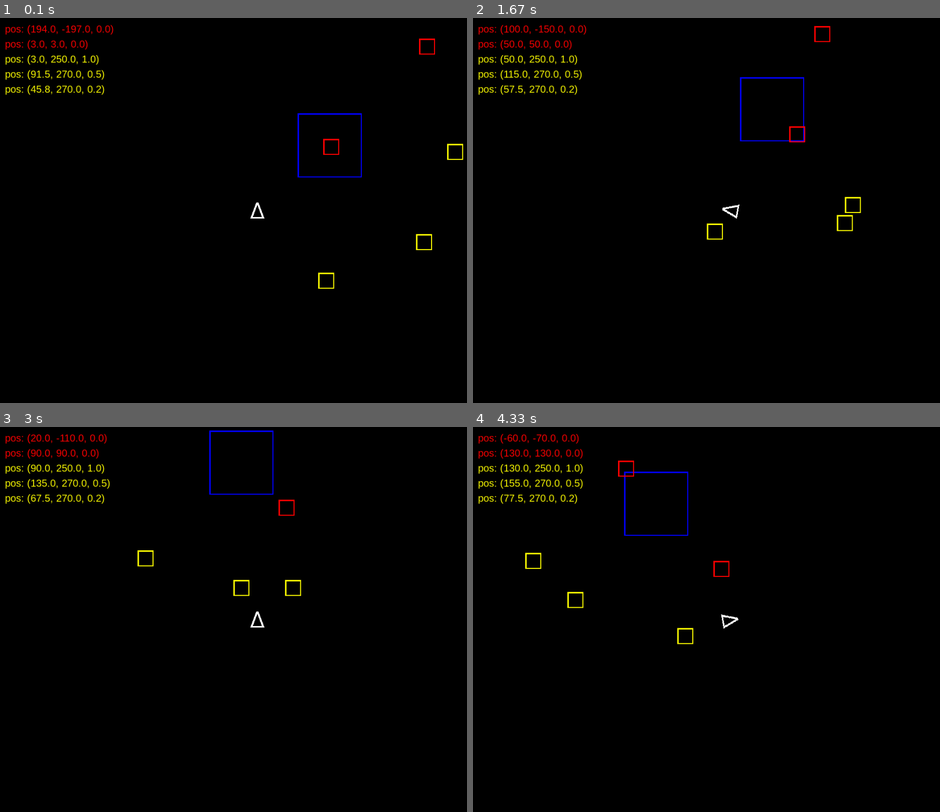
Above: before the commit, frames 1-4 (two rows, left to right).
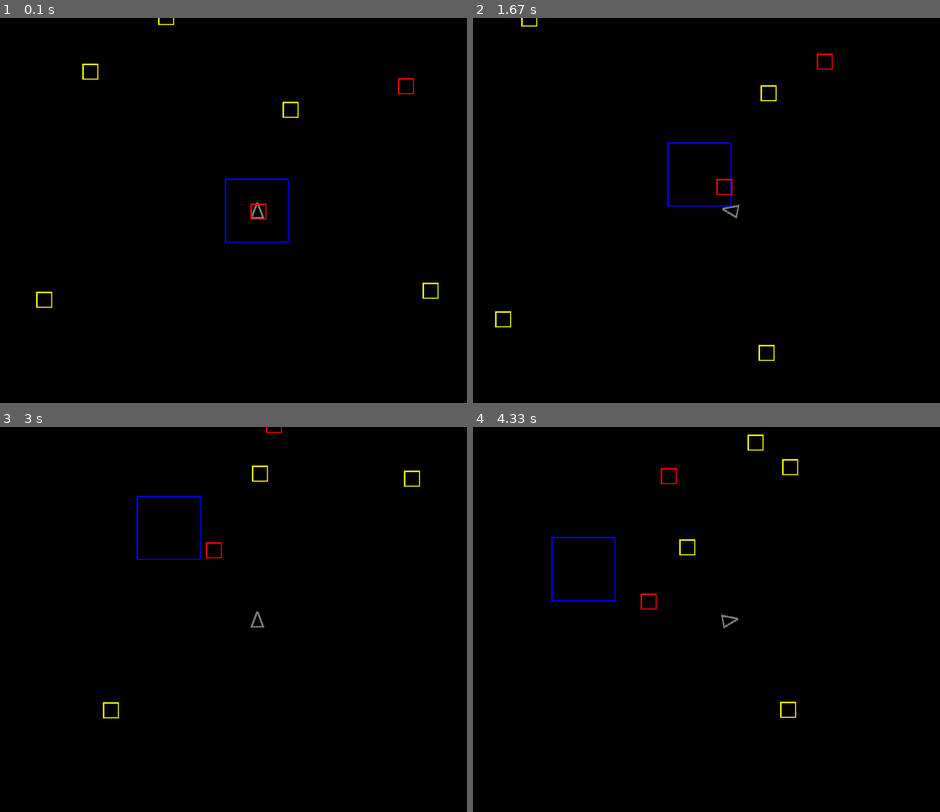
Above: after the commit, the same moments.

Repository: straylight77/arcade
Game: pygame game, started from pygame/miner2525.py
Two runs of this game, one before a commit and one after it. Both use one fixed random seed, a clock stepped at 60 frames per second and the inputs below.
Inputs:
- Up to frame 1 (0.1 s): no input
- Up to frame 2 (1.67 s): hold Right 0.33-0.8 s; hold Up 0.83-1.13 s; hold Right 1.17-1.63 s
- Up to frame 3 (3 s): hold Left 1.67-2.2 s; hold Left 2.23-2.63 s; hold Up from 2.67 s (still down)
- Up to frame 4 (4.33 s): release Up at 3.03 s; hold Right 3.07-3.7 s; hold Left 3.73-4.2 s; hold Right from 4.23 s (still down)

The runs differ from the first frame. In frame 1, 2.0% of the frame differs, in the area x 1-100%, y 0-76%; in frame 2, 2.0%; in frame 3, 1.9%; in frame 4, 2.1%, in the area x 1-70%, y 1-76%.

Commit message:
Various refactors.  Added prep_for_draw() and load_sprite() in base class.

Diff:
--- a/pygame/miner2525.py
+++ b/pygame/miner2525.py
@@ -29,8 +29,8 @@
     angle ->
     drag ->
     """
+
     def __init__(self, pos=(0,0), vel=(0,0)):
-        # Call the parent class (Sprite) constructor
         pygame.sprite.Sprite.__init__(self)
         self.pos = pos
         self.vel = vel
@@ -45,6 +45,22 @@
         y = self.pos[1] + self.vel[1]
         self.pos = (x,y)
 
+    def load_sprite(self, width, pts=None, color=WHITE):
+        if pts == None:
+            pts = ( (width-1, width-1), (0, width-1), (0, 0), (width-1, 0) )
+        img = pygame.Surface((width, width))
+        img.fill(VIOLET)
+        img.set_colorkey(VIOLET)
+        pygame.draw.polygon(img, color, pts, 4)
+        self.image_orig = img
+        self.image = img
+
+    def prep_for_draw(self, offset=None):
+        self.image = pygame.transform.rotate(self.image_orig, -self.angle)
+        self.rect = self.image.get_rect()
+        x = MAX_X/2 + self.pos[0] - offset[0]
+        y = MAX_Y/2 + self.pos[1] - offset[1]
+        self.rect.center = (x, y)
 
 
 #---- class: Player --------------------------------------------------------
@@ -54,7 +70,6 @@
         super().__init__(self)
         self.load_sprite()
         self.pos = pos
-        #self.pos = [ MAX_X/2, MAX_Y/2 ]
         self.angle = 270
 
         self.image = self.image_orig
@@ -62,13 +77,8 @@
         self.rect.center = [ MAX_X/2, MAX_Y/2 ]
 
     def load_sprite(self):
-        img = pygame.Surface((32, 32))
-        img.fill(VIOLET)
-        img.set_colorkey(VIOLET)
         pts = ( (32, 16), (0, 28), (0, 4) )
-        #pts = ( (32, 16), (4, 28), (4, 4) )
-        pygame.draw.polygon(img, WHITE, pts, 4)
-        self.image_orig = img
+        super().load_sprite(32, pts, GRAY)
 
 
     def update(self, cmd):
@@ -94,24 +104,11 @@
         self.load_sprite()
 
     def load_sprite(self):
-        img = pygame.Surface((32, 32))
-        img.fill(VIOLET)
-        img.set_colorkey(VIOLET)
-        pts = ( (31, 31), (0, 31), (0, 0), (31, 0) )
-        pygame.draw.polygon(img, RED, pts, 4)
-        self.image_orig = img
+        super().load_sprite(32, None, RED)
 
     def update(self, coords):
         super().update(self)
-
-        # prep for draw
-        self.image = pygame.transform.rotate(self.image_orig, -self.angle)
-        self.rect = self.image.get_rect()
-        x = MAX_X/2 + self.pos[0] - coords[0]
-        y = MAX_Y/2 + self.pos[1] - coords[1]
-        self.rect.center = (x, y)
-
-
+        self.prep_for_draw(coords)
 
 
 #---- class: Station --------------------------------------------------------
@@ -122,28 +119,17 @@
         self.load_sprite()
 
     def load_sprite(self):
-        w = 128
-        img = pygame.Surface((w, w))
-        img.fill(VIOLET)
-        img.set_colorkey(VIOLET)
-        pts = ( (w-1, w-1), (0, w-1), (0, 0), (w-1, 0) )
-        pygame.draw.polygon(img, BLUE, pts, 4)
-        self.image_orig = img
+        super().load_sprite(128, None, BLUE)
 
     def update(self, coords):
         super().update(self, coords)
-
-        # prep for draw
-        self.image = pygame.transform.rotate(self.image_orig, -self.angle)
-        self.rect = self.image.get_rect()
-        x = MAX_X/2 + self.pos[0] - coords[0]
-        y = MAX_Y/2 + self.pos[1] - coords[1]
-        self.rect.center = (x, y)
+        self.prep_for_draw(coords)
 
 
 #-------------------------------------------------------------------------
 class PolarObject(GameObject):
     """Extension of the base GameObject to use polar coordinates."""
+
     def __init__(self, angle=0, radius=100, vel=1):
         super().__init__(self)
         self.angle = angle
@@ -167,13 +153,7 @@
         self.load_sprite()
 
     def load_sprite(self):
-        img = pygame.Surface((32, 32))
-        img.fill(VIOLET)
-        img.set_colorkey(VIOLET)
-        pts = ( (31, 31), (0, 31), (0, 0), (31, 0) )
-        pygame.draw.polygon(img, YELLOW, pts, 4)
-        self.image_orig = img
-        self.image = img
+        super().load_sprite(32, None, YELLOW)
 
     def update(self, coords):
         super().update()
@@ -185,8 +165,6 @@
         x = MAX_X/2 + pos[0] - coords[0]
         y = MAX_Y/2 + pos[1] - coords[1]
         self.rect.center = (x, y)
-
-
 
 
 ##########################################################################
@@ -233,31 +211,31 @@
 
 #---- main() -------------------------------------------------------------
 def main():
-    level = 1
-    score = 0
-    lives = 2
-    highscore = 0
     commands = {'quit': False, 'left': 0, 'right': 0, 'thrust': 0, 'fire': 0}
 
     DISPLAY, CLOCK = init(MAX_X, MAX_Y)
     FONT1 = pygame.font.SysFont('arial', 20)
     FONT2 = pygame.font.SysFont('courier', 15)
 
-    player = Player(pos=(-145, 130))
+    player = Player()
     allsprites = pygame.sprite.Group(player)
 
     station = Station()
     allsprites.add(station)
 
     asteroids = pygame.sprite.Group()
-    asteroids.add( Asteroid(vel=(-2,1), pos=(200,-200)) )
-    asteroids.add( Asteroid(vel=(1,1)) )
+    asteroids.add( Asteroid(vel=(-1,0.5), pos=(300,-250)) )
+    asteroids.add( Asteroid(vel=(1,0.5)) )
     allsprites.add(asteroids)
 
     asteroids2 = pygame.sprite.Group()
-    asteroids2.add( PolarAsteroid(vel=1, radius=250) )
-    asteroids2.add( PolarAsteroid(angle=90, vel=0.5, radius=270) )
-    asteroids2.add( PolarAsteroid(angle=45, vel=0.25, radius=270) )
+    for n in range(1,8):
+        a = random.randint(0, 360)
+        r = random.randint(200, 500)
+        v = random.randint(25, 150) / 100.0
+        p = PolarAsteroid(angle=a, radius=r, vel=v)
+        asteroids2.add(p)
+
     allsprites.add(asteroids2)
 
 
@@ -278,20 +256,18 @@
         DISPLAY.fill(BGCOLOR)
         allsprites.draw(DISPLAY)
 
-        i = 0
-        for s in asteroids.sprites():
-            msg = f"pos: ({s.pos[0]:.1f}, {s.pos[1]:.1f}, {s.angle:.1f})"
-            msg_disp = FONT1.render(msg, True, RED, BLACK)
-            DISPLAY.blit(msg_disp, (10, 10+i*30))
-            i += 1
-
-        for s in asteroids2.sprites():
-            msg = f"pos: ({s.angle:.1f}, {s.radius:.1f}, {s.vel:.1f})"
-            msg_disp = FONT1.render(msg, True, YELLOW, BLACK)
-            DISPLAY.blit(msg_disp, (10, 10+i*30))
-            i += 1
-
-
+        #i = 0
+        #for s in asteroids.sprites():
+        #    msg = f"{i}: ({s.pos[0]:.1f}, {s.pos[1]:.1f}, {s.angle:.1f})"
+        #    msg_disp = FONT1.render(msg, True, RED, BLACK)
+        #    DISPLAY.blit(msg_disp, (10, 10+i*30))
+        #    i += 1
+
+        #for s in asteroids2.sprites():
+        #    msg = f"{i}: ({s.angle:.1f}, {s.radius:.1f}, {s.vel:.1f})"
+        #    msg_disp = FONT1.render(msg, True, YELLOW, BLACK)
+        #    DISPLAY.blit(msg_disp, (10, 10+i*30))
+        #    i += 1
 
         # advance game frame
         pygame.display.update()
